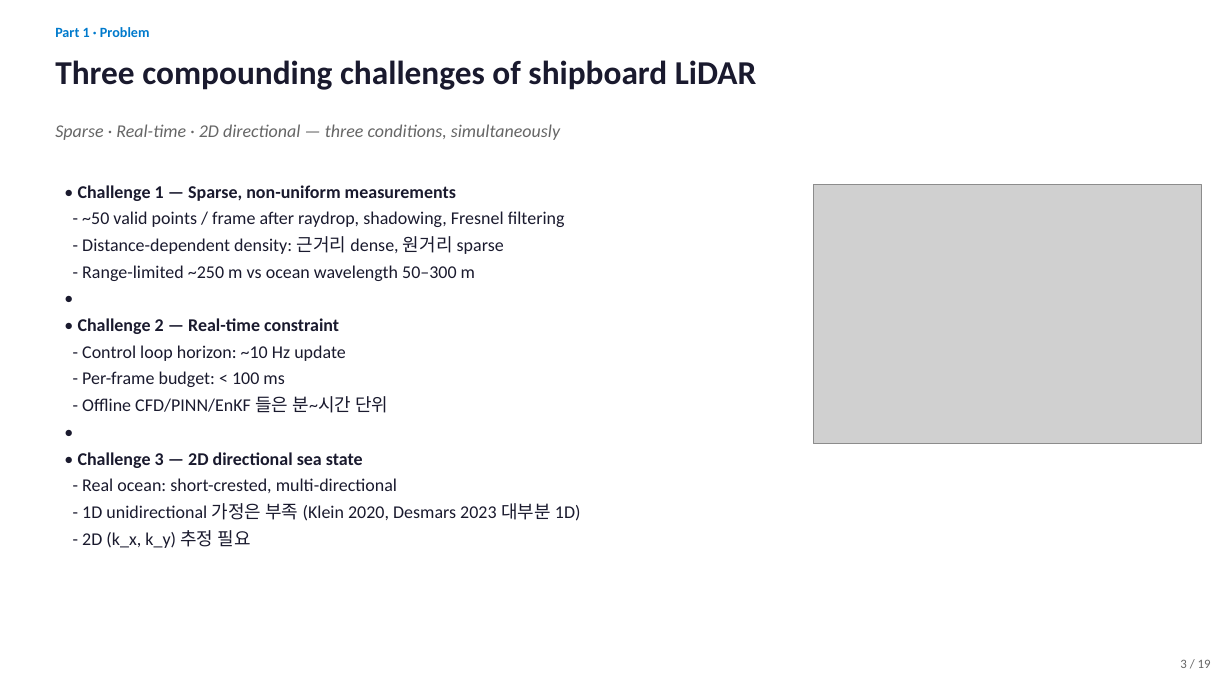
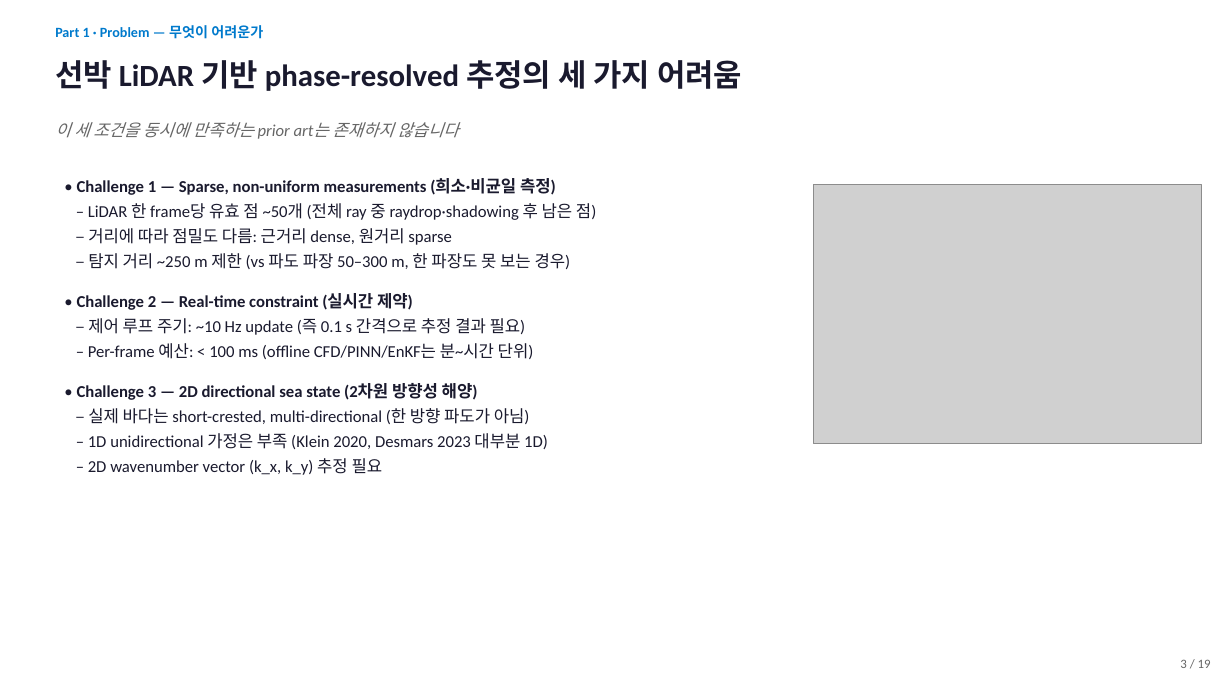
Before and after one commit to SAEYONGPARK94/wavesplat, a slide deck: slide 3 of wavesplat/docs/labmeeting_2026_05_13.pptx. Drawn at 1232x693 pixels with LibreOffice and Linux fonts; fonts in the diff are those of the drawing; grey boxes stand for pictures. Boxes give left, top, right and bottom in pixels: in the first picture for what was removed or moved away, otherwise in the second. Text is boxed around its words. In the diff, an @@ line names an element or a change of style, - is before the commit and + after.

```diff
--- a/wavesplat/docs/labmeeting_2026_05_13.pptx
+++ b/wavesplat/docs/labmeeting_2026_05_13.pptx
@@ text at (x1=55, y1=25, x2=263, y2=39): text changed @@
-Part 1 · Problem
+Part 1 · Problem — 무엇이 어려운가
@@ text at (x1=55, y1=60, x2=742, y2=91): text changed; size 26 to 24 pt @@
-Three compounding challenges of shipboard LiDAR
+선박 LiDAR 기반 phase-resolved 추정의 세 가지 어려움
@@ text at (x1=55, y1=122, x2=458, y2=139): text changed; size 14 to 13 pt @@
-Sparse · Real-time · 2D directional — three conditions, simultaneously
+이 세 조건을 동시에 만족하는 prior art는 존재하지 않습니다
@@ text at (x1=77, y1=178, x2=596, y2=475): text changed; size 14 to 13 pt @@
-• Challenge 1 — Sparse, non-uniform measurements
-- ~50 valid points / frame after raydrop, shadowing, Fresnel filtering
-- Distance-dependent density: 근거리 dense, 원거리 sparse
-- Range-limited ~250 m vs ocean wavelength 50–300 m
-•
-• Challenge 2 — Real-time constraint
-- Control loop horizon: ~10 Hz update
-- Per-frame budget: < 100 ms
-- Offline CFD/PINN/EnKF 들은 분~시간 단위
-•
-• Challenge 3 — 2D directional sea state
-- Real ocean: short-crested, multi-directional
-- 1D unidirectional 가정은 부족 (Klein 2020, Desmars 2023 대부분 1D)
-- 2D (k_x, k_y) 추정 필요
+• Challenge 1 — Sparse, non-uniform measurements (희소·비균일 측정)
+– LiDAR 한 frame당 유효 점 ~50개 (전체 ray 중 raydrop·shadowing 후 남은 점)
+– 거리에 따라 점밀도 다름: 근거리 dense, 원거리 sparse
+– 탐지 거리 ~250 m 제한 (vs 파도 파장 50–300 m, 한 파장도 못 보는 경우)
+• Challenge 2 — Real-time constraint (실시간 제약)
+– 제어 루프 주기: ~10 Hz update (즉 0.1 s 간격으로 추정 결과 필요)
+– Per-frame 예산: < 100 ms (offline CFD/PINN/EnKF는 분~시간 단위)
+• Challenge 3 — 2D directional sea state (2차원 방향성 해양)
+– 실제 바다는 short-crested, multi-directional (한 방향 파도가 아님)
+– 1D unidirectional 가정은 부족 (Klein 2020, Desmars 2023 대부분 1D)
+– 2D wavenumber vector (k_x, k_y) 추정 필요
```
Also in this commit, not shown: 24 other slides changed, 1 slide added, 1 slide removed, 2 other files.
